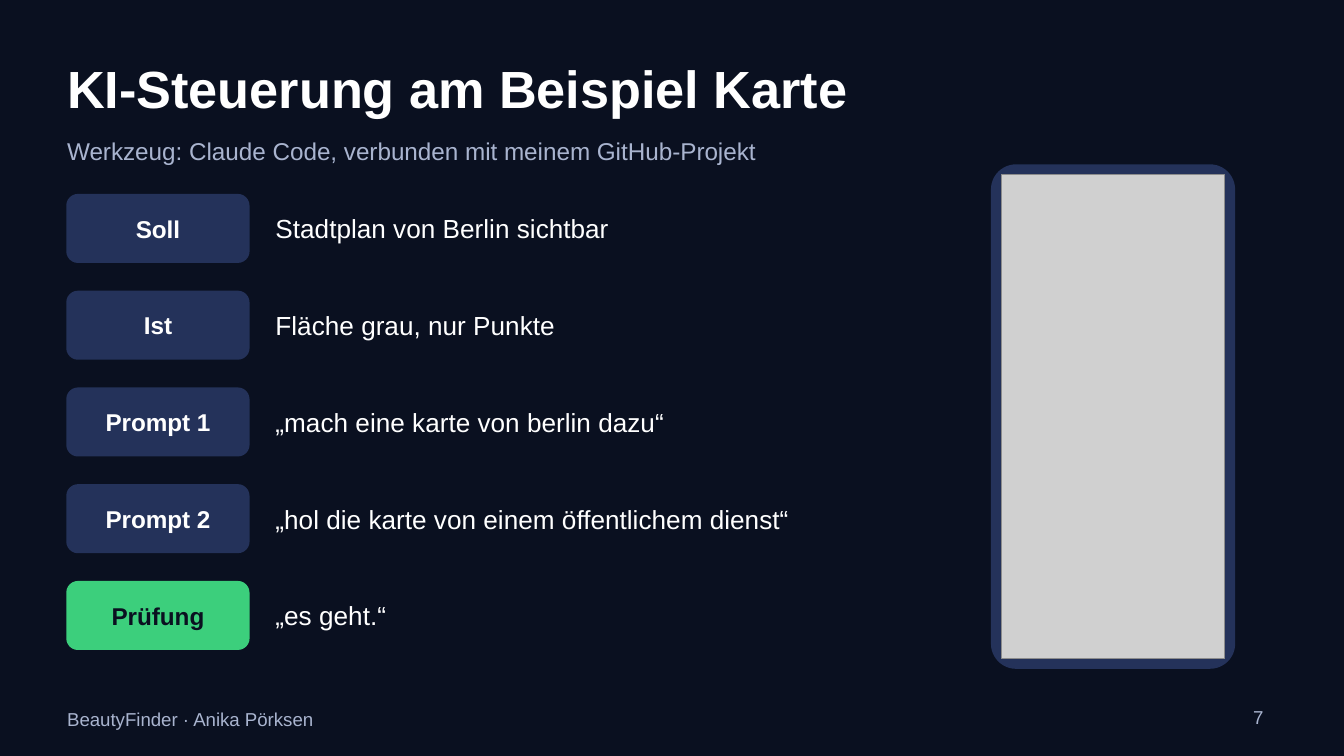
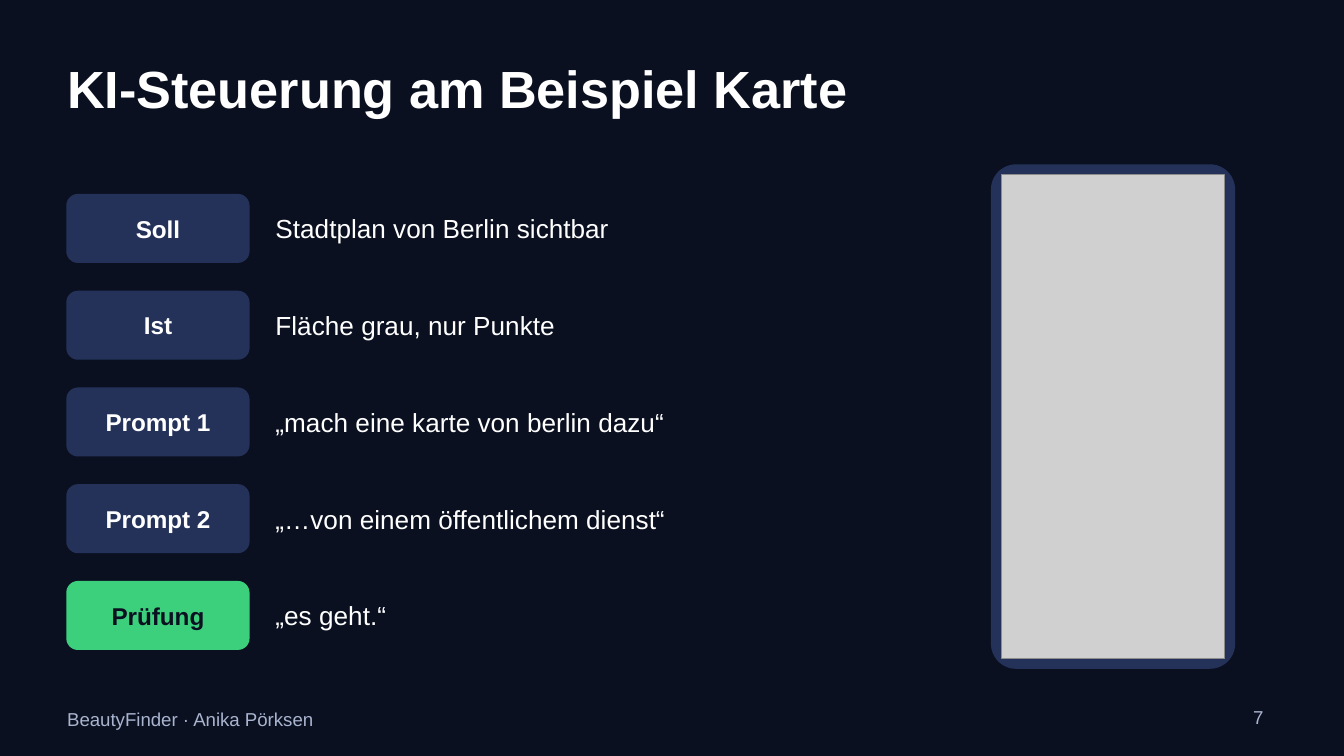
Before and after one commit to anikaprksn/Digitale-WElten, a slide deck: slide 7 of abgabe/Praesentation_BeautyFinder.pptx. Drawn at 1344x756 pixels with LibreOffice and Linux fonts; fonts in the diff are those of the drawing; grey boxes stand for pictures. Boxes give left, top, right and bottom in pixels: in the first picture for what was removed or moved away, otherwise in the second. Text is boxed around its words. In the diff, an @@ line names an element or a change of style, - is before the commit and + after.

```diff
--- a/abgabe/Praesentation_BeautyFinder.pptx
+++ b/abgabe/Praesentation_BeautyFinder.pptx
@@ text removed at [67,142,756,165] @@
-Werkzeug: Claude Code, verbunden mit meinem GitHub-Projekt
@@ text at [275,510,664,533]: text changed @@
-„hol die karte von einem öffentlichem dienst“
+„…von einem öffentlichem dienst“
```
Also in this commit, not shown: 9 other slides changed.
